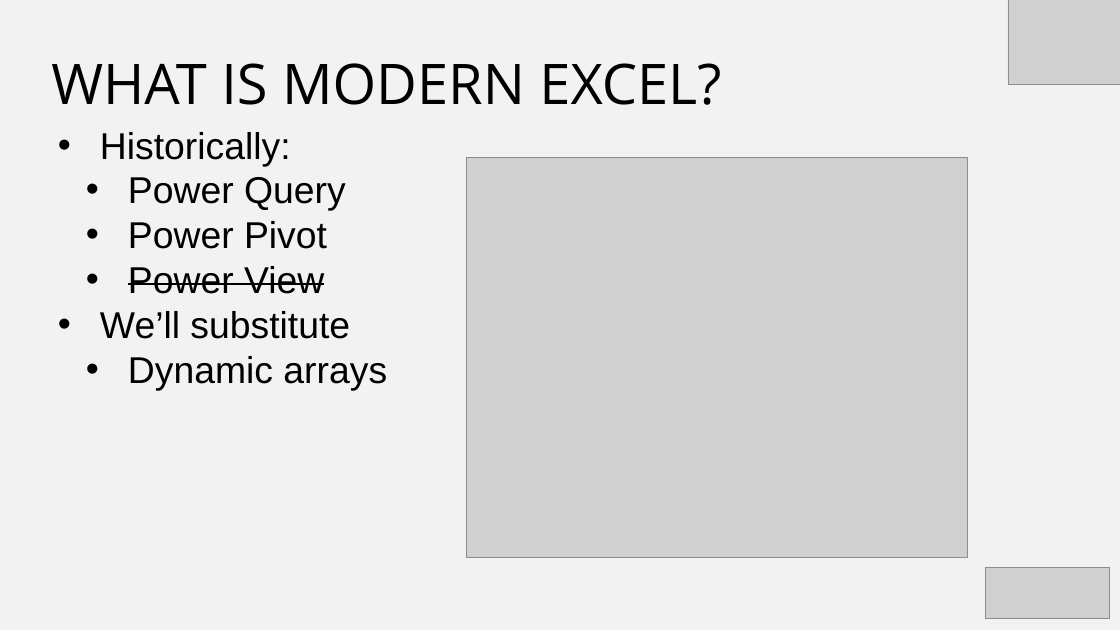
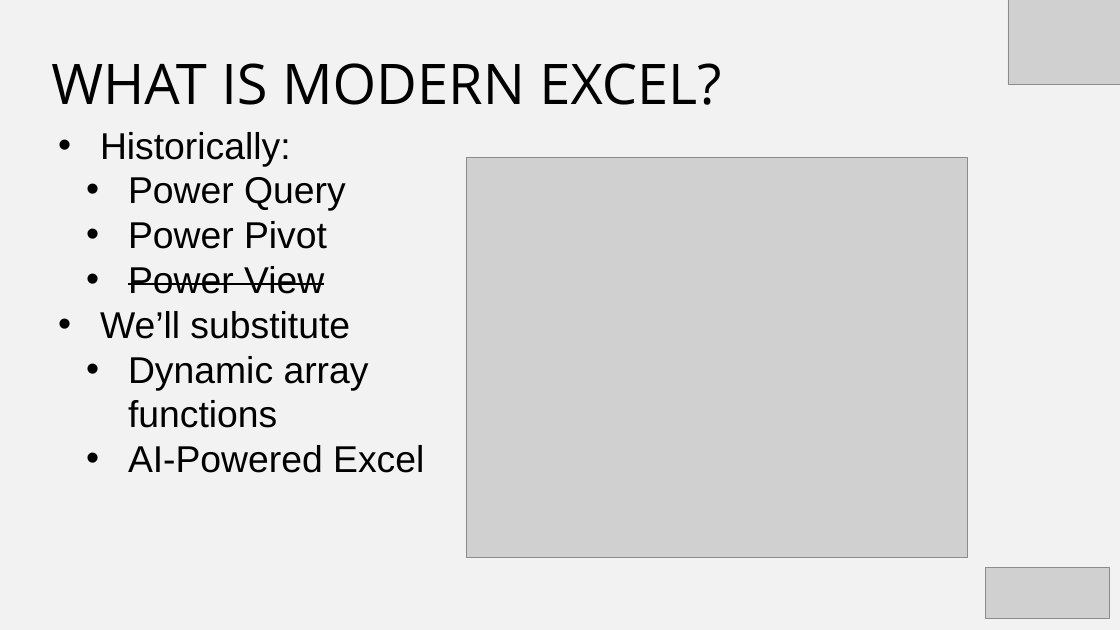
Before and after one commit to stringfestdata/maxl-ddcle-2023, a slide deck: slide 6 of maxl-ddcle-2023.pptx. Drawn at 1120x630 pixels with LibreOffice and Linux fonts; fonts in the diff are those of the drawing; grey boxes stand for pictures. Boxes give left, top, right and bottom in pixels: in the first picture for what was removed or moved away, otherwise in the second. Text is boxed around its words. In the diff, an @@ line names an element or a change of style, - is before the commit and + after.

```diff
--- a/maxl-ddcle-2023.pptx
+++ b/maxl-ddcle-2023.pptx
@@ text at bbox=[128, 356, 424, 473]: text changed @@
-  • Dynamic arrays
+  • Dynamic array functions
+  • AI-Powered Excel
```
Also in this commit, not shown: 2 other slides changed, 1 slide removed, 2 other files.
